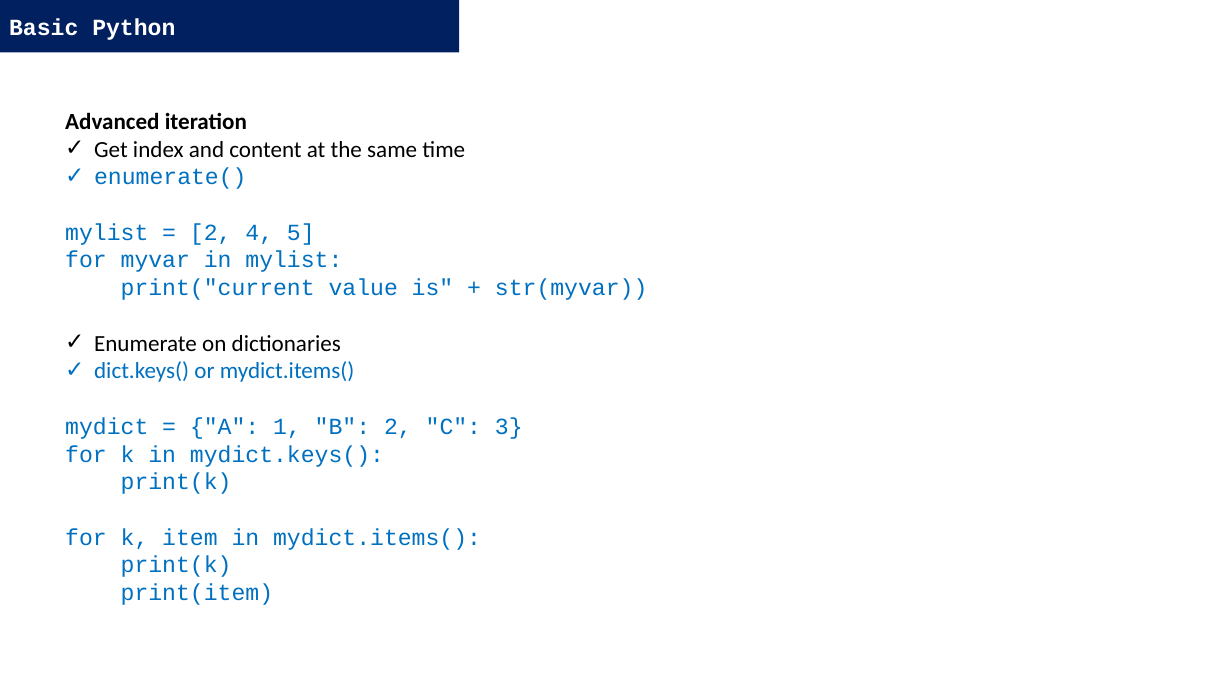
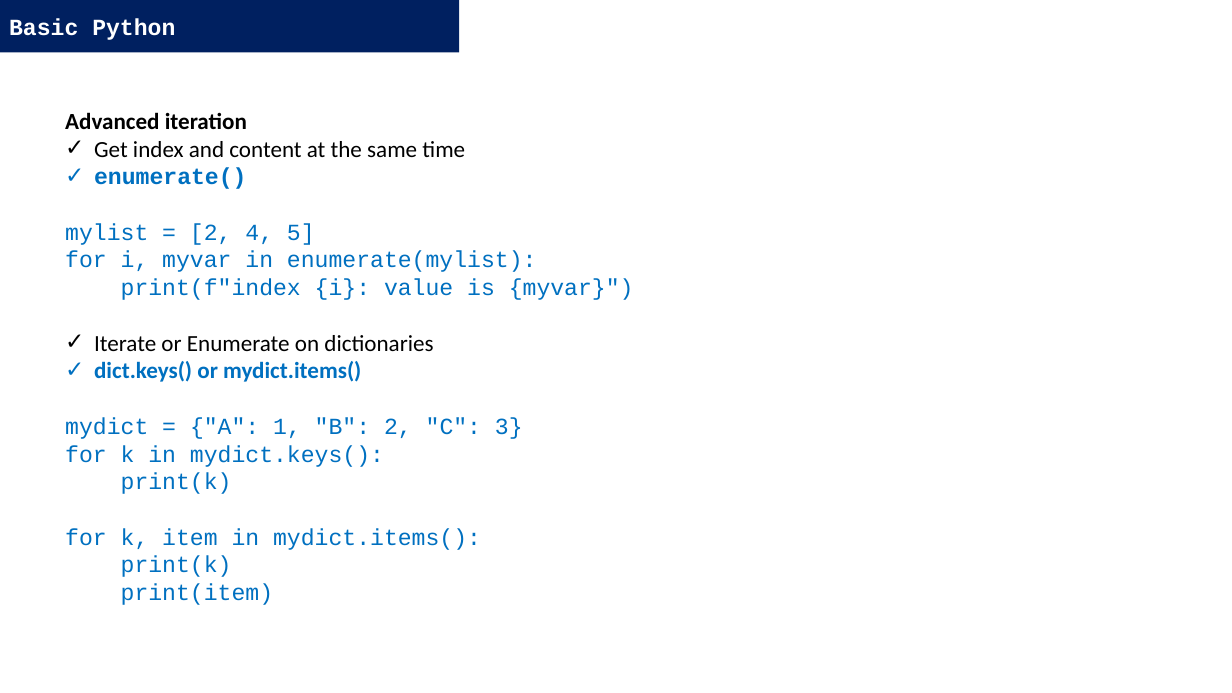
Before and after one commit to DominiqueMakowski/teaching, a slide deck: slide 24 of Python/2022_Zurich/AdvancedPython_2022.pptx (slide 23 before the commit). Drawn at 1232x693 pixels with LibreOffice and Linux fonts; fonts in the diff are those of the drawing. Boxes give left, top, right and bottom in pixels: in the first picture for what was removed or moved away, otherwise in the second. Text is boxed around its words. In the diff, an @@ line names an element or a change of style, - is before the commit and + after.

```diff
--- a/Python/2022_Zurich/AdvancedPython_2022.pptx
+++ b/Python/2022_Zurich/AdvancedPython_2022.pptx
@@ text at [94,168,361,382]: bold on in "enumerate()", "dict.keys() or mydict.items()" @@
@@ text at [65,251,634,351]: text changed @@
-for myvar in mylist:
-print("current value is" + str(myvar))
-✓ Enumerate on dictionaries
+for i, myvar in enumerate(mylist):
+print(f"index {i}: value is {myvar}")
+✓ Iterate or Enumerate on dictionaries
```
Also in this commit, not shown: 27 other slides changed, 5 slides added.
